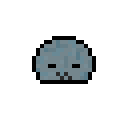
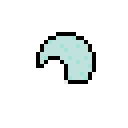
Before/after of a 128 x 128 layered artwork. What changed in the layer stack:
showed "helm_3", painted on it over [36, 32, 96, 84]
hid "helm_0", painted on it over [32, 32, 96, 84]
hid "head_0" over [36, 40, 92, 84]
